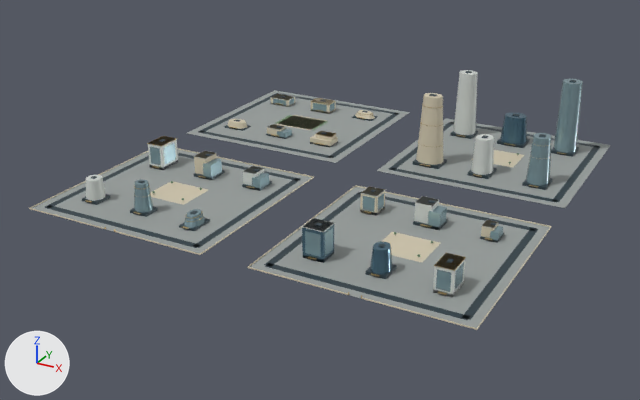
The glTF model web/public/assets/3d/ampliworld/GC-CITY-2030/GC-TILE-13-07.glb, before and after one commit.
Camera for both pictures: a 50 mm camera at (3664.0, 6699.0, 590.0) aimed at (2982.0, 7940.0, -30.0). Every picture has the same lights, and +X, +Y and +Z are marked at lower left. The picture after the commit comes second. Where no turn or scale is listed for an object, it has been applied to the vertices. Vertices at exactly the same position are counted once.

Names of what the first picture shows: 'GC-TILE-13-07-blue', 'GC-TILE-13-07-dark', 'GC-TILE-13-07-glass', 'GC-TILE-13-07-gold', 'GC-TILE-13-07-ivory', 'GC-TILE-13-07-paving', 'GC-TILE-13-07-white' and 2 more.
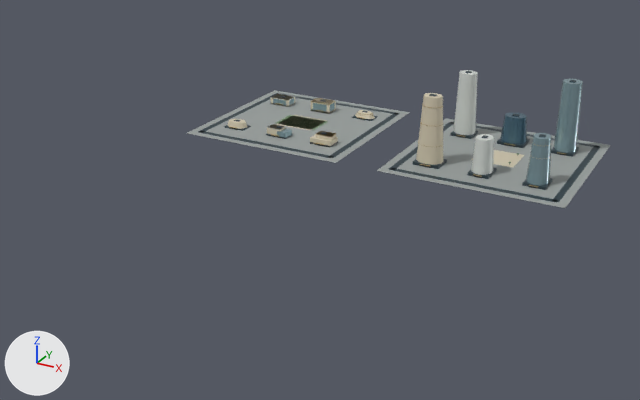
What differs and where, as boxes [x1, y1, x2, y2] in the pictures (640 x 400 px):
'GC-TILE-13-07-paving', reshaped (27% narrower, 50% shorter)
    before: [32, 90, 611, 328]
    after: [187, 90, 611, 208]
'GC-TILE-13-07-dark', reshaped (28% narrower, 47% shorter)
    before: [45, 71, 600, 320]
    after: [198, 71, 600, 203]
'GC-TILE-13-07-ivory', reshaped (43% narrower, 68% shorter)
    before: [29, 93, 552, 330]
    after: [228, 93, 524, 167]
'GC-TILE-13-07-glass', reshaped (31% narrower, 50% shorter)
    before: [134, 79, 583, 292]
    after: [273, 79, 583, 185]
'GC-TILE-13-07-white', reshaped (45% narrower, 54% shorter)
    before: [86, 70, 498, 298]
    after: [267, 70, 494, 175]
'GC-TILE-13-07-blue', reshaped (88% narrower, 80% shorter)
    before: [302, 112, 527, 274]
    after: [500, 112, 527, 144]
'GC-TILE-13-07-gold', reshaped
    before: [85, 98, 566, 299]
    after: [229, 98, 566, 187]
part 1 of me_mesh_0, deleted
    before: [32, 149, 312, 253]
part 2 of me_mesh_0, deleted
    before: [250, 187, 550, 328]
part 3 of me_mesh_1, deleted
    before: [45, 139, 538, 320]
part 4 of me_mesh_2, deleted
    before: [29, 148, 552, 330]
part 5 of me_mesh_3, deleted
    before: [86, 136, 498, 298]
part 6 of me_mesh_4, deleted
    before: [134, 142, 503, 292]
part 7 of me_mesh_5, deleted
    before: [85, 136, 492, 299]
part 8 of me_mesh_9, deleted (blue)
    before: [370, 242, 393, 274]
part 9 of me_mesh_9, deleted (blue)
    before: [302, 218, 334, 263]

What the commit changed:
me_mesh_0 is used by ob_gc_tile_13_07_paving; location (0.0, 0.0, 0.0).
me_mesh_0 had 32 vertices, 48 faces and spanned x 2621.0..3379.0, y 7621.0..8379.0, z 0.0.
me_mesh_0 now has 16 vertices, 24 faces and spans x 2621.0..3379.0, y 8041.0..8379.0, z 0.0.
me_mesh_0 part 1: the loose piece of 8 vertices spanning x 2621.0..2959.0, y 7621.0..7959.0, z 0.0 is deleted.
me_mesh_0 part 2: the loose piece of 8 vertices spanning x 3041.0..3379.0, y 7621.0..7959.0, z 0.0 is deleted.
me_mesh_1 is used by ob_gc_tile_13_07_dark; location (0.0, 0.0, 0.0).
me_mesh_1 had 512 vertices, 768 faces and spanned x 2636.0..3364.0, y 7636.0..8364.0, z 0.0..138.0.
me_mesh_1 now has 256 vertices, 384 faces and spans x 2636.0..3364.0, y 8056.0..8364.0, z 0.0..138.0.
me_mesh_1 part 3: 32 loose pieces with 256 vertices, spanning x 2636.0..3364.0, y 7636.0..7944.0, z 0.0..53.0, are deleted.
me_mesh_2 is used by ob_gc_tile_13_07_ivory; location (0.0, 0.0, 0.0).
me_mesh_2 had 242 vertices, 384 faces and spanned x 2620.0..3380.0, y 7620.0..8316.0, z 0.0..129.0.
me_mesh_2 now has 122 vertices, 204 faces and spans x 2668.0..3250.0, y 8101.0..8316.0, z 0.0..129.0.
me_mesh_2 part 4: 15 loose pieces with 120 vertices, spanning x 2620.0..3380.0, y 7620.0..7960.0, z 0.0..37.0, are deleted.
me_mesh_3 is used by ob_gc_tile_13_07_white; location (0.0, 0.0, 0.0).
me_mesh_3 had 250 vertices, 396 faces and spanned x 2667.0..3324.0, y 7681.0..8321.0, z 0.0..126.0.
me_mesh_3 now has 148 vertices, 236 faces and spans x 2667.0..3228.0, y 8100.0..8321.0, z 0.0..126.0.
me_mesh_3 part 5: 11 loose pieces with 102 vertices, spanning x 2675.0..3324.0, y 7681.0..7904.0, z 0.0..49.0, are deleted.
me_mesh_4 is used by ob_gc_tile_13_07_glass; location (0.0, 0.0, 0.0).
me_mesh_4 had 320 vertices, 508 faces and spanned x 2667.0..3330.0, y 7681.0..8323.0, z 0.0..137.0.
me_mesh_4 now has 116 vertices, 188 faces and spans x 2667.0..3330.0, y 8100.0..8323.0, z 0.0..137.0.
me_mesh_4 part 6: 22 loose pieces with 204 vertices, spanning x 2675.0..3324.0, y 7681.0..7904.0, z 0.0..52.0, are deleted.
me_mesh_5 is used by ob_gc_tile_13_07_gold; location (0.0, 0.0, 0.0).
me_mesh_5 had 1048 vertices, 1824 faces and spanned x 2670.0..3329.0, y 7620.0..8322.0, z 0.0..118.0.
me_mesh_5 now has 640 vertices, 1128 faces and spans x 2670.0..3329.0, y 8096.0..8322.0, z 4.0..118.0.
me_mesh_5 part 7: 30 loose pieces with 408 vertices, spanning x 2674.0..3324.0, y 7620.0..7905.0, z 0.0..46.0, are deleted.
me_mesh_9 is used by ob_gc_tile_13_07_blue; location (0.0, 0.0, 0.0).
me_mesh_9 had 52 vertices, 92 faces and spanned x 3093.0..3234.0, y 7684.0..8323.0, z 0.0..56.0.
me_mesh_9 now has 22 vertices, 40 faces and spans x 3186.0..3234.0, y 8281.0..8323.0, z 5.0..56.0.
me_mesh_9 part 8: the loose piece of 22 vertices spanning x 3195.0..3225.0, y 7684.0..7720.0, z 5.0..40.0 is deleted.
me_mesh_9 part 9: the loose piece of 8 vertices spanning x 3093.0..3127.0, y 7685.0..7719.0, z 0.0..49.0 is deleted.
